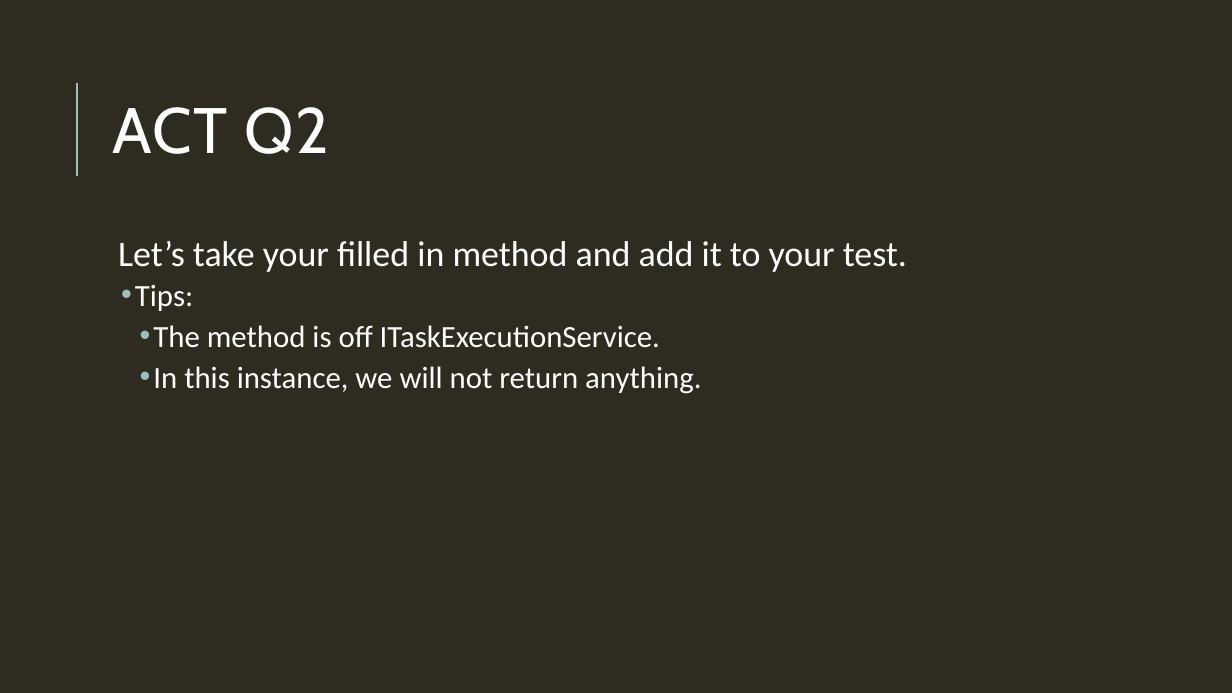
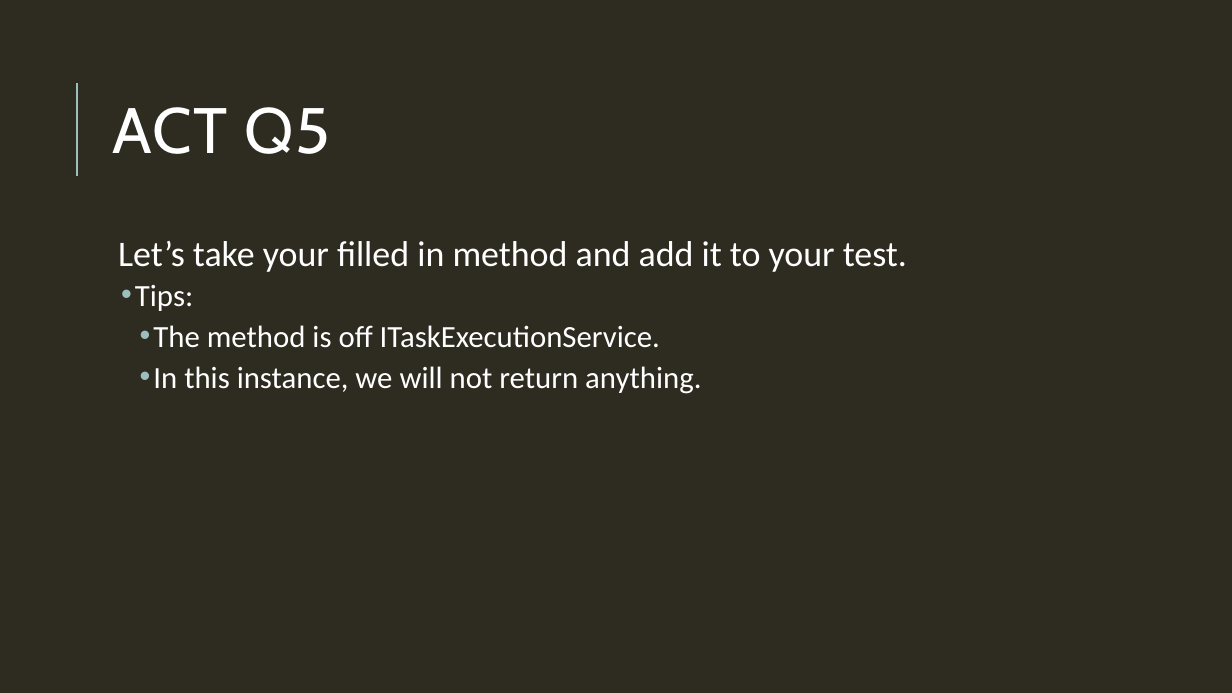
Before and after one commit to mchiricohyland/TEgit, a slide deck: slide 8 of It’s so easy, Tyler can do it.pptx. Drawn at 1232x693 pixels with LibreOffice and Linux fonts; fonts in the diff are those of the drawing. Boxes give left, top, right and bottom in pixels: in the first picture for what was removed or moved away, otherwise in the second. Text is boxed around its words. In the diff, an @@ line names an element or a change of style, - is before the commit and + after.

```diff
--- a/It’s so easy, Tyler can do it.pptx
+++ b/It’s so easy, Tyler can do it.pptx
@@ title at (x1=113, y1=107, x2=330, y2=154): text changed @@
-ACT Q2
+ACT Q5
```
Also in this commit, not shown: 2 other slides changed, 3 slides added, 15 other files.
